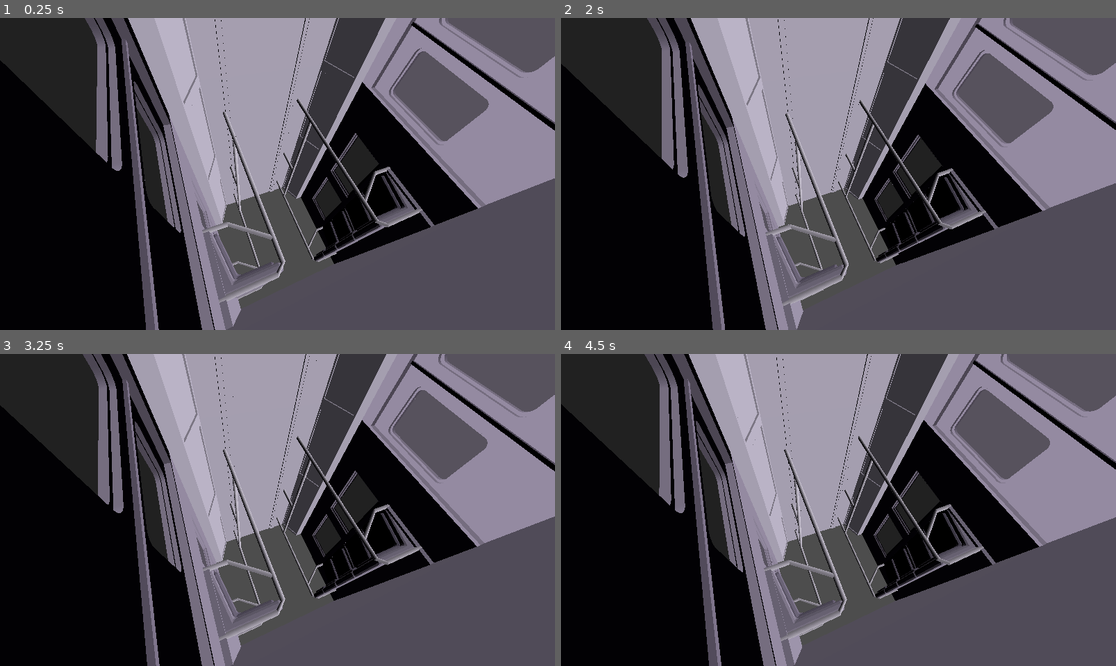
Above: before the commit, frames 1-4 (two rows, left to right).
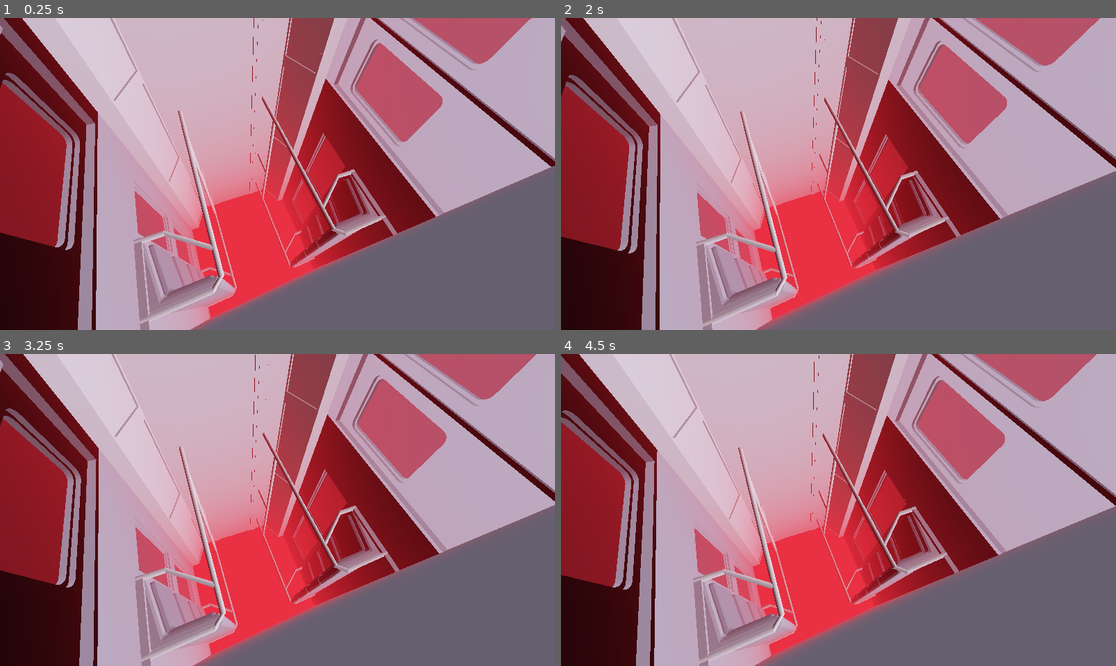
Above: after the commit, the same moments.

Repository: solacite/red-lines
Game: Godot game, scene res://scenes/main.tscn
The game is run twice, just before and just after one commit, with the same random seed, the same clock (stepped at 60 frames per second) and the same inputs.
Inputs:
- Up to frame 1 (0.25 s): no input
- Up to frame 2 (2 s): tap Enter at 0.5 s
- Up to frame 3 (3.25 s): no input
- Up to frame 4 (4.5 s): no input

The runs differ from the first frame. In frame 1, 82% of the frame differs, in the area x 0-100%, y 0-100%; in frame 2, 83%; in frame 3, 83%; in frame 4, 83%.

Commit message:
build web export

Diff:
--- a/project.godot
+++ b/project.godot
@@ -14,6 +14,10 @@
 run/main_scene="uid://ck07iefgbmg2f"
 config/features=PackedStringArray("4.4", "GL Compatibility")
 
+[display]
+
+window/size/mode=2
+
 [editor_plugins]
 
 enabled=PackedStringArray("res://addons/godot_super-wakatime/plugin.cfg")
--- a/scenes/camera_shake.gd
+++ b/scenes/camera_shake.gd
@@ -1,7 +1,7 @@
 extends Node3D
 
 @export var shake_intensity: float = 0.2
-@export var shake_duration: float = 0.15
+@export var shake_duration: float = 0.05
 
 var time_since_shake_start = 0.0
 
--- a/scenes/main.tscn
+++ b/scenes/main.tscn
@@ -1,9 +1,28 @@
-[gd_scene load_steps=3 format=3 uid="uid://ck07iefgbmg2f"]
+[gd_scene load_steps=5 format=3 uid="uid://ck07iefgbmg2f"]
 
 [ext_resource type="PackedScene" uid="uid://c6ovxdkjngnvp" path="res://scenes/subway_car.tscn" id="1_o5qli"]
 [ext_resource type="Script" uid="uid://1cd6lxp85iu3" path="res://scenes/camera_shake.gd" id="2_0wfyh"]
 
+[sub_resource type="Sky" id="Sky_0wfyh"]
+
+[sub_resource type="Environment" id="Environment_0wfyh"]
+background_mode = 2
+background_energy_multiplier = 5.95
+sky = SubResource("Sky_0wfyh")
+ambient_light_color = Color(0.717647, 0.717647, 0.941176, 1)
+ambient_light_energy = 0.0
+reflected_light_source = 2
+tonemap_mode = 2
+fog_enabled = true
+fog_mode = 1
+fog_light_color = Color(1, 0.197016, 0.264082, 1)
+fog_light_energy = 0.66
+fog_density = 1.0
+
 [node name="Main" type="Node3D"]
+
+[node name="WorldEnvironment" type="WorldEnvironment" parent="."]
+environment = SubResource("Environment_0wfyh")
 
 [node name="DirectionalLight3D" type="DirectionalLight3D" parent="."]
 transform = Transform3D(-0.0418582, 0, 0.999124, 0, 1, 0, -0.999124, 0, -0.0418582, 37.0456, 48.8187, 12.9766)
@@ -15,4 +34,4 @@
 script = ExtResource("2_0wfyh")
 
 [node name="Camera3D" type="Camera3D" parent="CameraShake"]
-transform = Transform3D(0.976601, -0.0831788, -0.198322, -0.0865357, 0.692237, -0.716464, 0.19688, 0.716861, 0.668841, -25.2305, 17.2614, 23.1313)
+transform = Transform3D(0.976601, -0.0831788, -0.198322, -0.0865357, 0.692237, -0.716464, 0.19688, 0.716861, 0.668841, -18.0812, 18.7074, 23.1313)
Not shown, added: export_presets.cfg
Not shown, added: exports/web/index.apple-touch-icon.png
Not shown, added: exports/web/index.audio.position.worklet.js
Not shown, added: exports/web/index.audio.worklet.js
Not shown, added: exports/web/index.html
Not shown, added: exports/web/index.icon.png
Not shown, added: exports/web/index.js
Not shown, added: exports/web/index.pck
Not shown, added: exports/web/index.png
Not shown, added: exports/web/index.wasm
